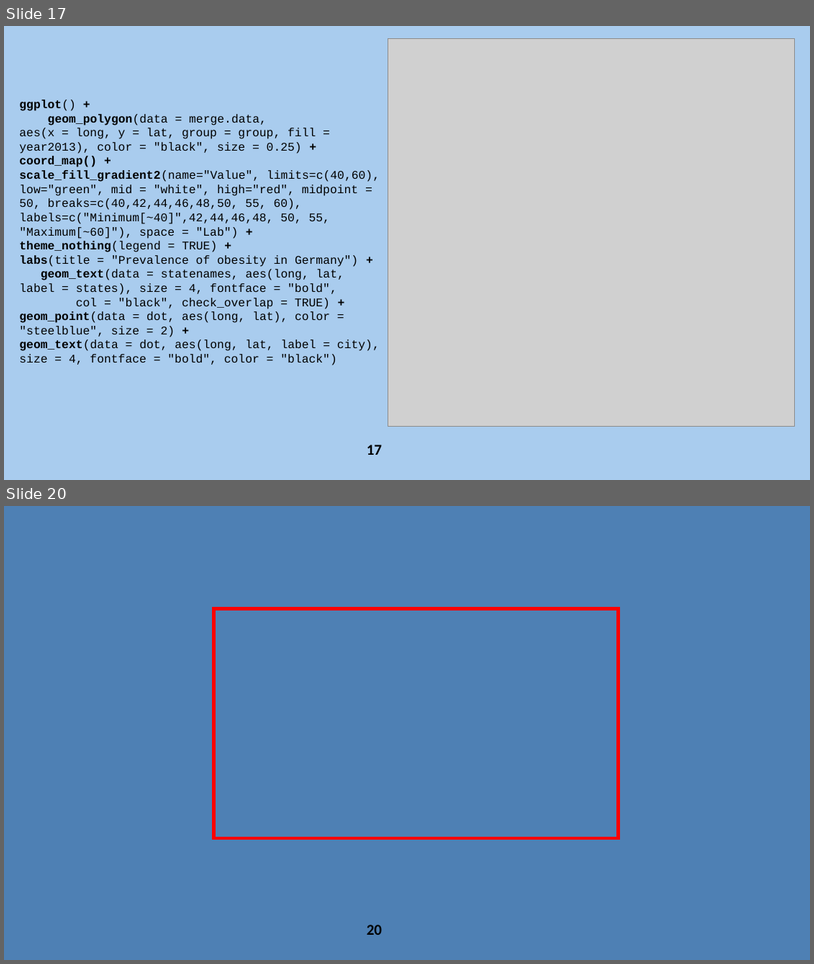
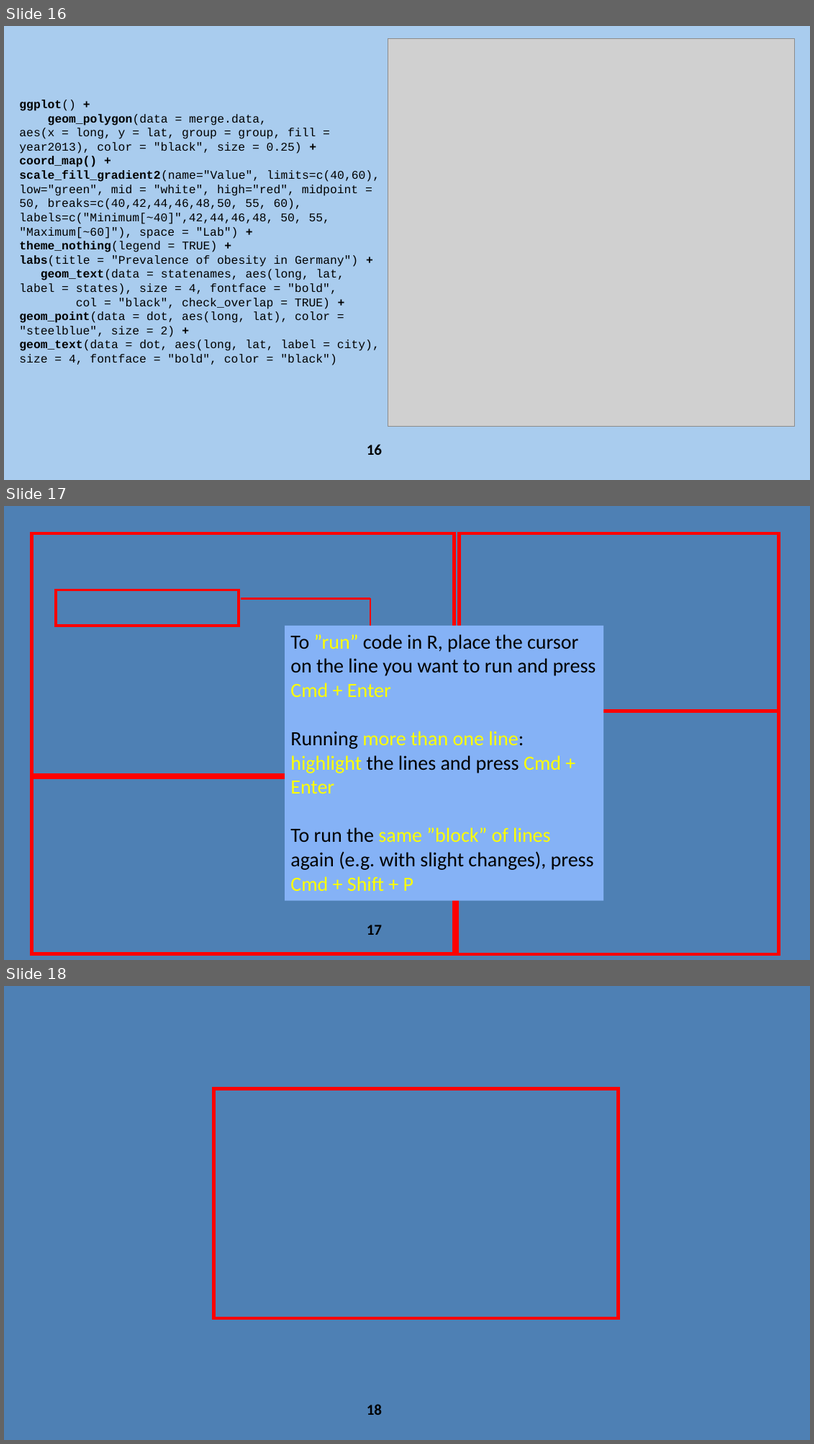
Before and after one commit to Primesty/WhyR, a slide deck: WhyR.pptx. Shown one above the other, each under a label of ours: slides 17 and 20 before the commit, slides 16, 17 and 18 after it; the slides between them are not shown. The pictures are 814x964 and 814x1444 pixels, drawn with LibreOffice and Linux fonts; fonts in the diff are those of the drawing; grey boxes stand for pictures; background and template pictures are left out. Boxes give left, top, right and bottom in pixels: in the first picture for what was removed or moved away, otherwise in the second. Text is boxed around its words. In the diff, an @@ line names an element or a change of style, - is before the commit and + after.

```diff
--- a/WhyR.pptx
+++ b/WhyR.pptx
@@ slide 17 added at (4, 506, 810, 960), background picture (left out) @@
@@ rectangle added at (32, 533, 455, 775), outline #FF0000 4 pt @@
@@ rectangle added at (460, 533, 779, 710), outline #FF0000 4 pt @@
@@ rectangle added at (56, 590, 239, 626), outline #FF0000 3 pt @@
@@ line added from (241, 599) to (370, 599), #FF0000 2.25 pt @@
@@ line added from (370, 599) to (370, 626), #FF0000 2.25 pt @@
@@ rectangle added at (285, 626, 604, 901), fill #85B2F6, 24 pt, text #000000 @@
+To ”run” code in R, place the cursor on the line you want to run and press Cmd + Enter
+Running more than one line: highlight the lines and press Cmd + Enter
+To run the same ”block” of lines again (e.g. with slight changes), press Cmd + Shift + P
@@ rectangle added at (457, 710, 779, 954), outline #FF0000 4 pt @@
@@ rectangle added at (32, 777, 455, 955), outline #FF0000 4 pt @@
@@ page number added at (367, 924, 382, 934), 18 pt, text #000000, bold @@
+17
@@ what was slide 17 is now slide 16 @@
@@ page number at (367, 444, 382, 454): text changed @@
-17
+16
@@ what was slide 20 is now slide 18 @@
@@ page number at (367, 1404, 382, 1414): text changed @@
-20
+18
```
Also in this commit, not shown: 4 slides changed, 3 slides removed, 2 other files.
